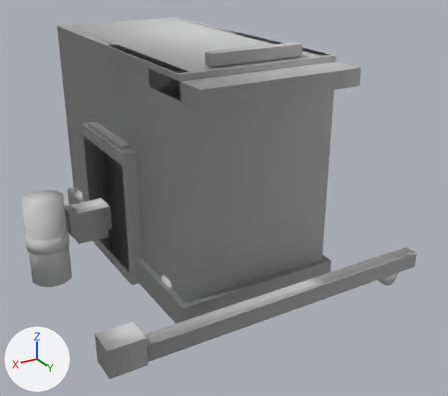
One commit to the FBX model game/Airside/Assets/Airside/Art/Models/Props/mdl_service_equipment_kit_authored_v01.fbx: the scene before it, then after it.
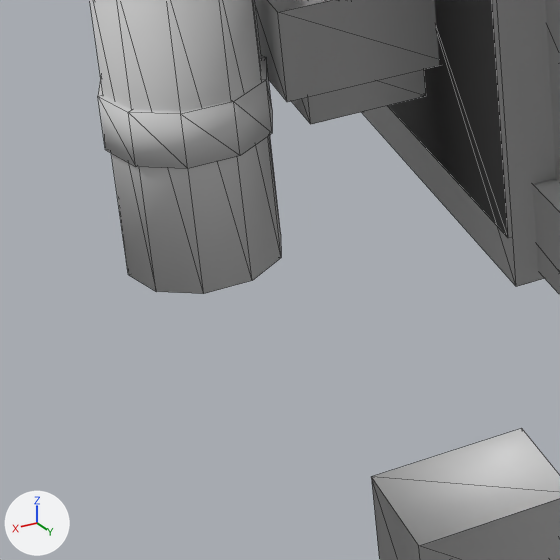
The first picture shows the older version from a 50 mm camera at (0.0226, 0.0448, 0.0258) aimed at (-0.0017, 0.0042, 0.0055). The close-ups show the older and then the newer version on the part from 0% to 32% of the width and 54% to 90% of the height of that picture. Only the edits that show in the close-ups are written down. Lighting does not change. The marker at lower left points along +X, +Y and +Z. The close-ups show mesh edges as thin lines. Where no turn or scale is listed for an object, it has been applied to the vertices.

In view in the first close-up: 'cone', 'cone_stripe', 'gpu', 'gpu_body', 'gpu_cable', 'gpu_hitch', 'stairs', 'stairs_base', 'towbar_head'.
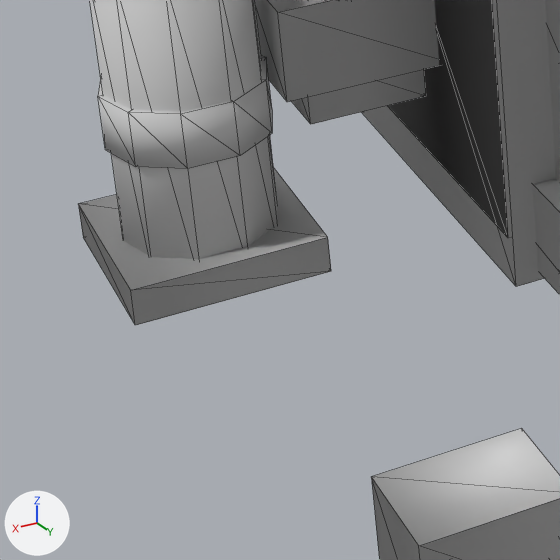
What changed in the scene script:
```text
Add me_mesh_047:
    me_mesh_047.from_pydata(...)  # a box spanning x 0.01..0.014, y -0.002..0.002, z 0.0..0.0008
    me_mesh_047.polygons.foreach_set('use_smooth', [True] * 12)
    me_mesh_047.materials.append(mat_defaultmaterial)  # light grey #cbcbcb
Add ob_cone_base:
    ob_cone_base = bpy.data.objects.new('cone_base', me_mesh_047)
    ob_cone_base.location = (0.0, 0.0, 0.0)
```

Pixel boxes (x1, y1, x2, y2) of what changed, in the close-ups (560 x 560 px):
'cone_base', added
    after: (78, 169, 331, 325)
